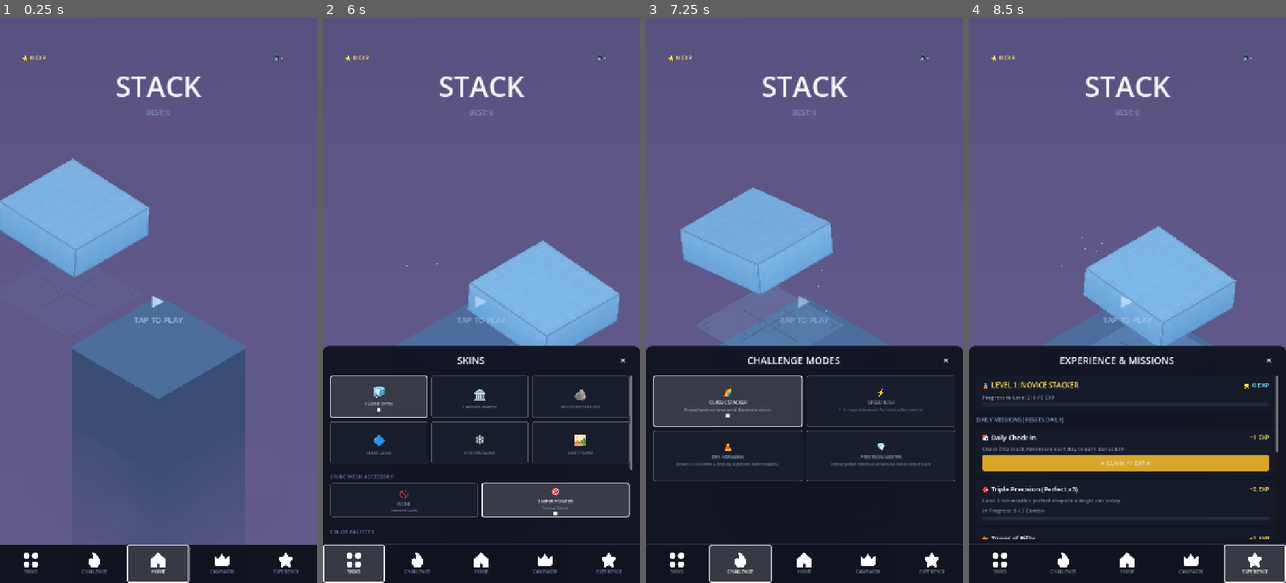
Above: before the commit, frames 1-4 (left to right).
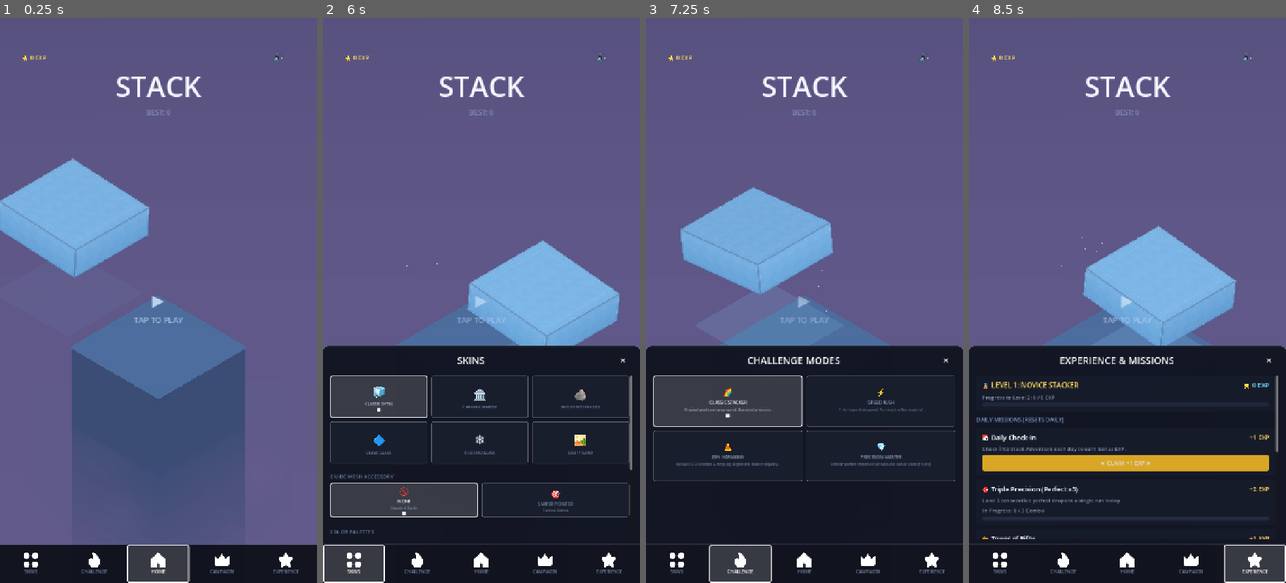
Above: after the commit, the same moments.

Repository: AakashJ91/stack
Game: Godot game, scene res://scenes/main.tscn
Two runs of this game, one before a commit and one after it. Both use one fixed random seed, a clock stepped at 60 frames per second and the inputs below.
Inputs (mouse positions are in pixels of both pictures, inside the frame that each line leads up to):
- Up to frame 1 (0.25 s): no input
- Up to frame 2 (6 s): click (544, 566) at 0.5 s; click (544, 566) at 1.25 s; click "PLAY" at 2 s; click "⭐ 0 EXP" at 2.75 s; click "🔊" at 3.5 s; click "🔇" at 4.25 s; click "✕" at 5 s; click (354, 566) at 5.75 s
- Up to frame 3 (7.25 s): click (741, 566) at 6.5 s
- Up to frame 4 (8.5 s): click (1127, 566) at 7.25 s; click (1254, 566) at 8 s

The runs differ from the first frame. In frame 2, 5.6% of the frame differs, in the area x 2-97%, y 82-89%; in frame 3, less than 0.1%; in frame 4, less than 0.1%.

Commit message:
save skin prefrence of user

Diff:
--- a/scripts/cube_slider.gd
+++ b/scripts/cube_slider.gd
@@ -26,7 +26,7 @@
 var guide_material: StandardMaterial3D
 var sniper_reticle_instance: MeshInstance3D
 var sniper_material: StandardMaterial3D
-var sniper_reticle_enabled: bool = true
+var sniper_reticle_enabled: bool = false
 var _guide_smooth_pos: Vector3 = Vector3.ZERO
 const GUIDE_LERP_SPEED: float = 14.0
 
--- a/scripts/main.gd
+++ b/scripts/main.gd
@@ -275,8 +275,38 @@
 		"uv_scale": Vector2(0.75, 0.75)
 	},
 ]
+const SKIN_SAVE_PATH: String = "user://skin_data.json"
 var active_skin_id: String = "classic"
-var sniper_reticle_enabled: bool = true
+var sniper_reticle_enabled: bool = false
+
+func save_skin_data() -> void:
+	var file = FileAccess.open(SKIN_SAVE_PATH, FileAccess.WRITE)
+	if file:
+		var data = {
+			"active_skin_id": active_skin_id,
+			"sniper_reticle_enabled": sniper_reticle_enabled,
+			"palette_index": palette_index
+		}
+		file.store_string(JSON.stringify(data, "\t"))
+
+func load_skin_data() -> void:
+	if FileAccess.file_exists(SKIN_SAVE_PATH):
+		var file = FileAccess.open(SKIN_SAVE_PATH, FileAccess.READ)
+		if file:
+			var text = file.get_as_text()
+			var json = JSON.new()
+			if json.parse(text) == OK and typeof(json.data) == TYPE_DICTIONARY:
+				var data: Dictionary = json.data
+				if data.has("active_skin_id"):
+					var loaded_skin = str(data["active_skin_id"])
+					for s in SKINS:
+						if s["id"] == loaded_skin:
+							active_skin_id = loaded_skin
+							break
+				if data.has("sniper_reticle_enabled"):
+					sniper_reticle_enabled = bool(data["sniper_reticle_enabled"])
+				if data.has("palette_index"):
+					palette_index = clampi(int(data["palette_index"]), 0, PALETTES.size() - 1)
 
 func get_current_skin_config() -> Dictionary:
 	for s in SKINS:
@@ -432,6 +462,7 @@
 	load_high_score()
 	load_exp_data()
 	load_campaign_data()
+	load_skin_data()
 	_setup_lighting_and_env()
 	_setup_gradient_background()
 	_create_pedestal()
@@ -1761,6 +1792,7 @@
 			sound_mgr.play_click()
 			_update_active_skins_in_scene()
 			_refresh_skin_tiles()
+			save_skin_data()
 		)
 		_skin_tile_btns.append(tile_btn)
 		skins_grid.add_child(tile_btn)
@@ -1908,6 +1940,7 @@
 		if is_instance_valid(slider) and slider.has_method("set_sniper_reticle_enabled"):
 			slider.set_sniper_reticle_enabled(false)
 		update_reticle_options_ui.call()
+		save_skin_data()
 	)
 
 	btn_sniper.pressed.connect(func():
@@ -1920,6 +1953,7 @@
 		if is_instance_valid(slider) and slider.has_method("set_sniper_reticle_enabled"):
 			slider.set_sniper_reticle_enabled(true)
 		update_reticle_options_ui.call()
+		save_skin_data()
 	)
 
 	# --- PALETTE SECTION (always created; shown only when Classic is active) ---
@@ -2041,6 +2075,7 @@
 			_update_pedestal_color(true)
 			_update_active_skins_in_scene()
 			_refresh_pal_tiles()
+			save_skin_data()
 		)
 		_pal_tile_btns.append(pal_btn)
 		pal_grid.add_child(pal_btn)
Not shown, changed: StackAdventure.apk.idsig
